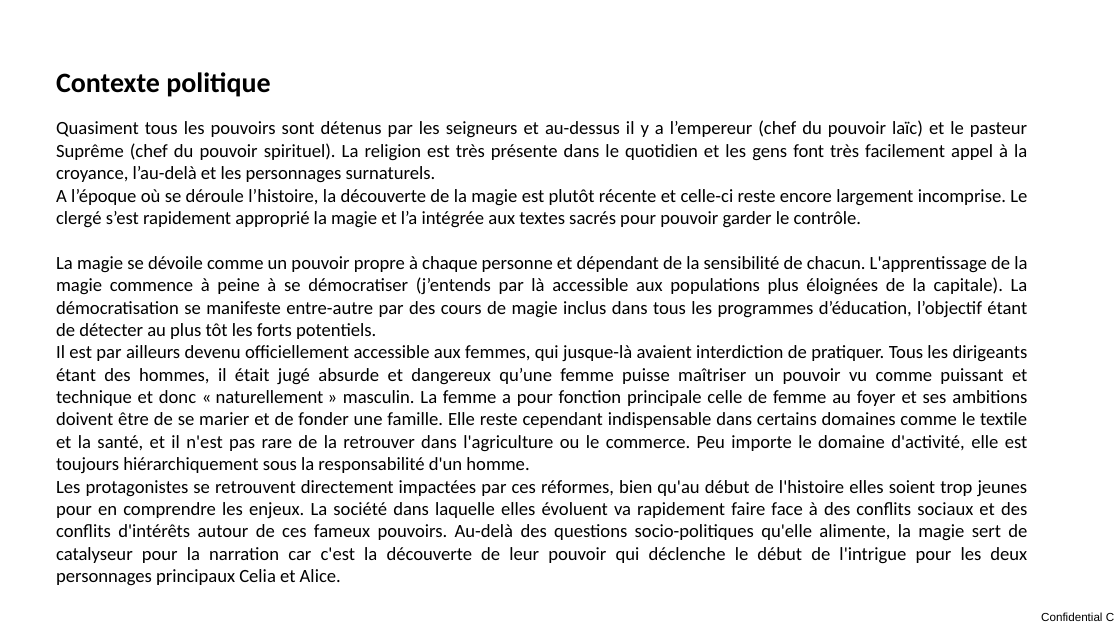
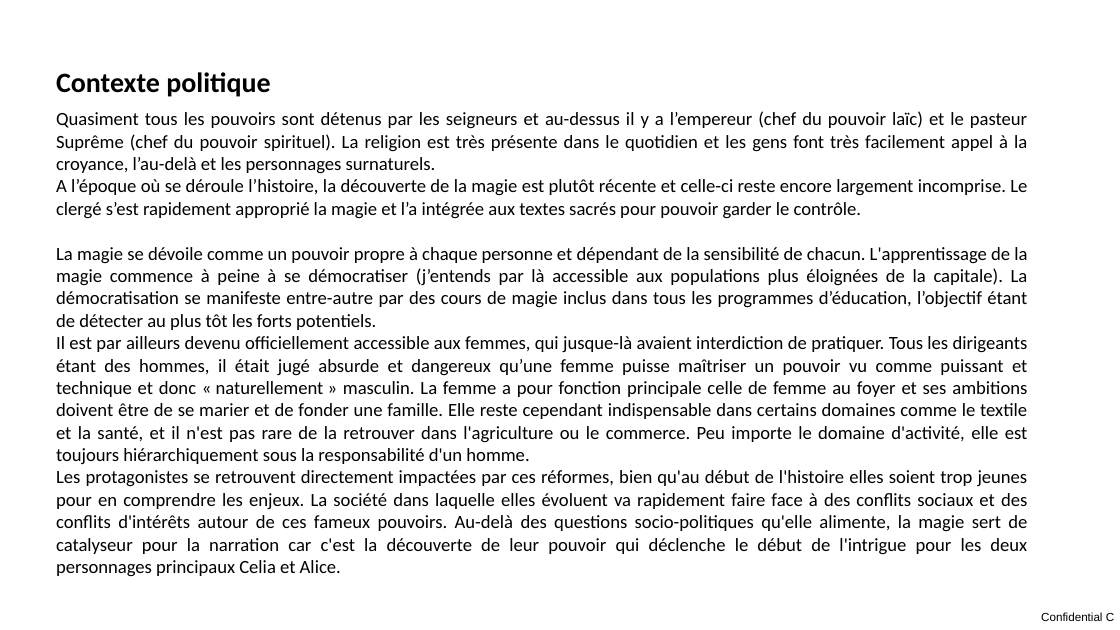
Before and after one commit to Audichu/Formation_studi, a slide deck: slide 8 of 01_WorkInProgress/01_PréProd/intention.pptx. Drawn at 1120x630 pixels with LibreOffice and Linux fonts; fonts in the diff are those of the drawing. Boxes give left, top, right and bottom in pixels: in the first picture for what was removed or moved away, otherwise in the second. Text is boxed around its words. In the diff, an @@ line names an element or a change of style, - is before the commit and + after.

```diff
--- a/01_WorkInProgress/01_PréProd/intention.pptx
+++ b/01_WorkInProgress/01_PréProd/intention.pptx
@@ text "Quasiment tous les pouvoirs sont ...": place and size @@
-text "Quasiment tous les pouvoirs sont ..." at (56,120,1028,585)
+text "Quasiment tous les pouvoirs sont ..." at (56,111,1028,576)
```
Also in this commit, not shown: 5 other slides changed, 1 other file.
